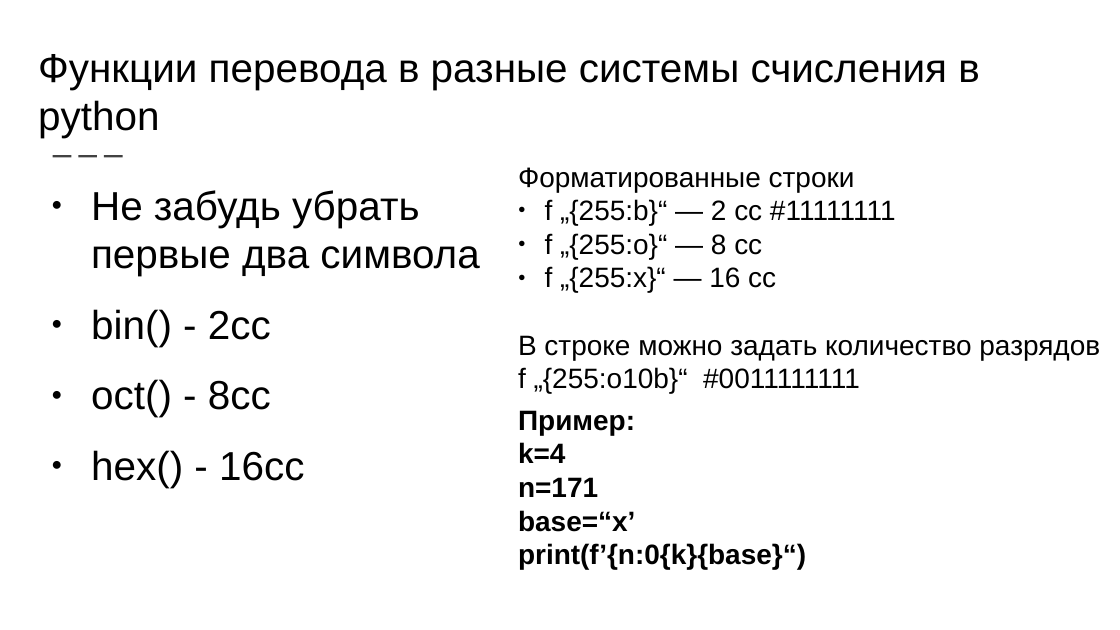
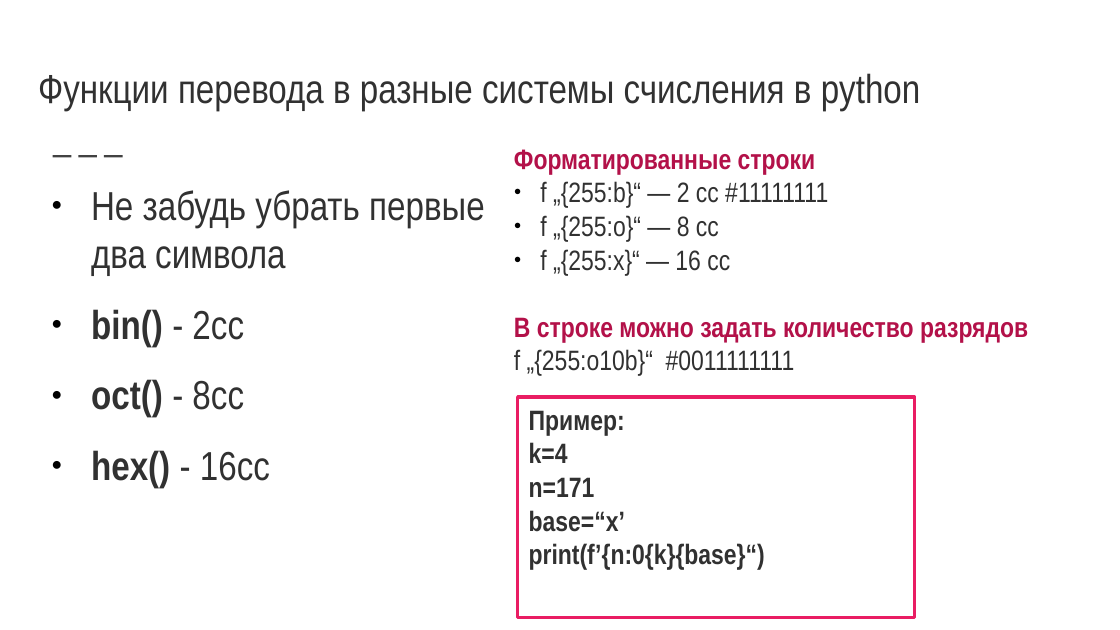
Before and after one commit to EPostanogova/1561_for_students, a slide deck: slide 5 of конспекты к задачам егэ/Простые вычисления.pptx. Drawn at 1120x630 pixels with LibreOffice and Linux fonts; fonts in the diff are those of the drawing. Boxes give left, top, right and bottom in pixels: in the first picture for what was removed or moved away, otherwise in the second. Text is boxed around its words. In the diff, an @@ line names an element or a change of style, - is before the commit and + after.

Commit message:
18/03

```diff
--- a/конспекты к задачам егэ/Простые вычисления.pptx
+++ b/конспекты к задачам егэ/Простые вычисления.pptx
@@ title "Функции перевода в разные системы ..." at (38, 73, 921, 111): font Arial to Arial Narrow, text colour #000000 to #323232; line spacing 1 to 0.9 @@
@@ text "Форматированные строки": place and size @@
-text "Форматированные строки" at (518, 167, 1100, 393)
+text "Форматированные строки" at (514, 149, 1028, 376)
@@ text "Форматированные строки" at (514, 149, 1028, 376): font Arial to Arial Narrow; text colour #000000 to #B31149, bold on in "Форматированные строки", "В строке можно задать количество разрядов"; text colour #000000 to #323232 in "f „{255:b}“ — 2 cc #11111111", "f „{255:o}“ — 8 cc", "f „{255:x}“ — 16 cc", "f „{255:o10b}“ #0011111111" @@
@@ text "Не забудь убрать первые два ..." at (91, 190, 485, 488): font Arial to Arial Narrow, text colour #000000 to #323232; bold on in "bin()", "oct()", "hex()"; line spacing 1 to 0.9 @@
@@ rectangle "Пример:": place and size @@
-rectangle "Пример:" at (518, 410, 806, 569)
+rectangle "Пример:" at (517, 396, 914, 617)
@@ rectangle "Пример:" at (517, 396, 914, 617): font Arial to Arial Narrow, text colour #000000 to #323232; outline none to #E91D63 2.25 pt @@
```
Also in this commit, not shown: 7 other slides changed, 9 slides added.
